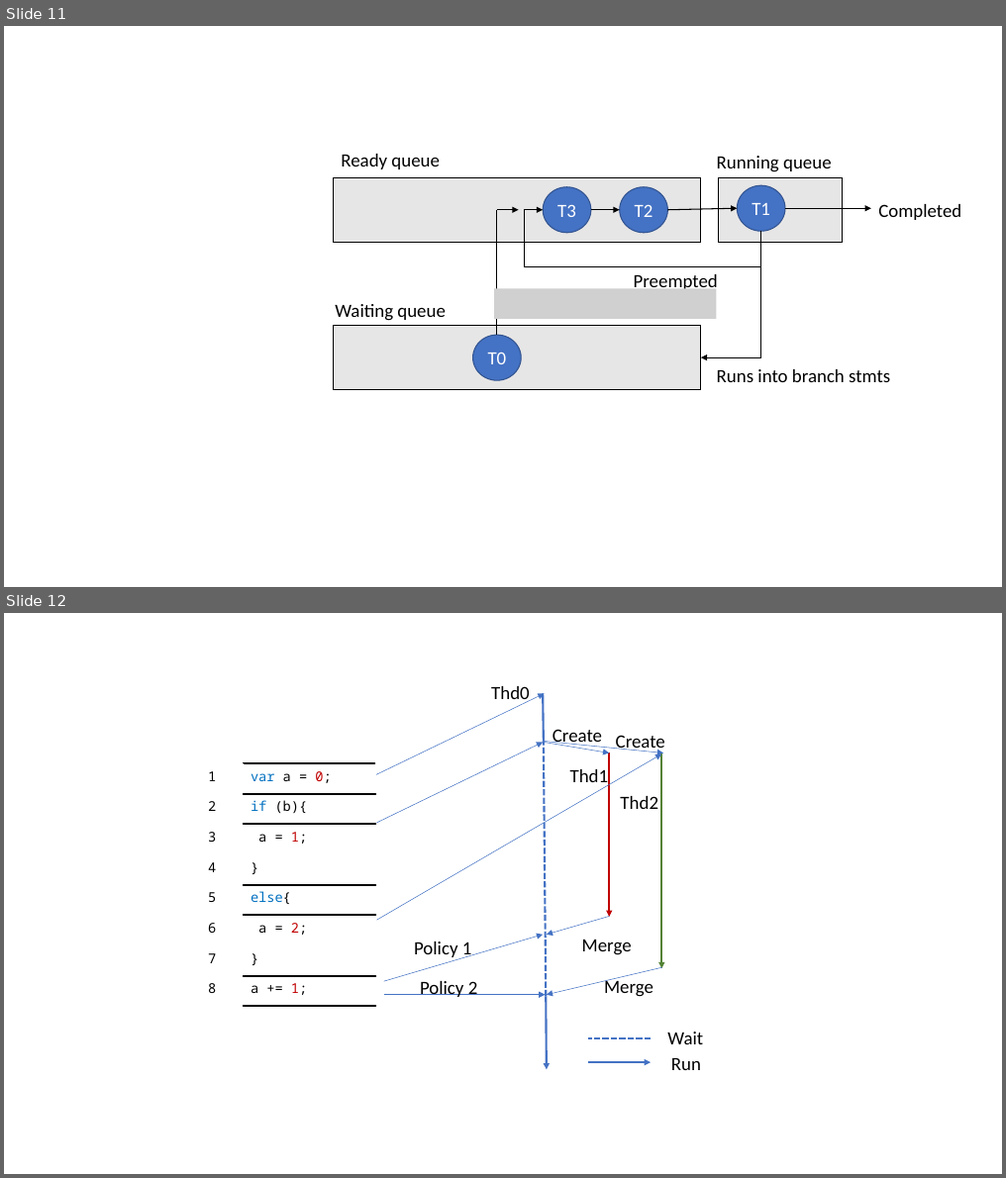
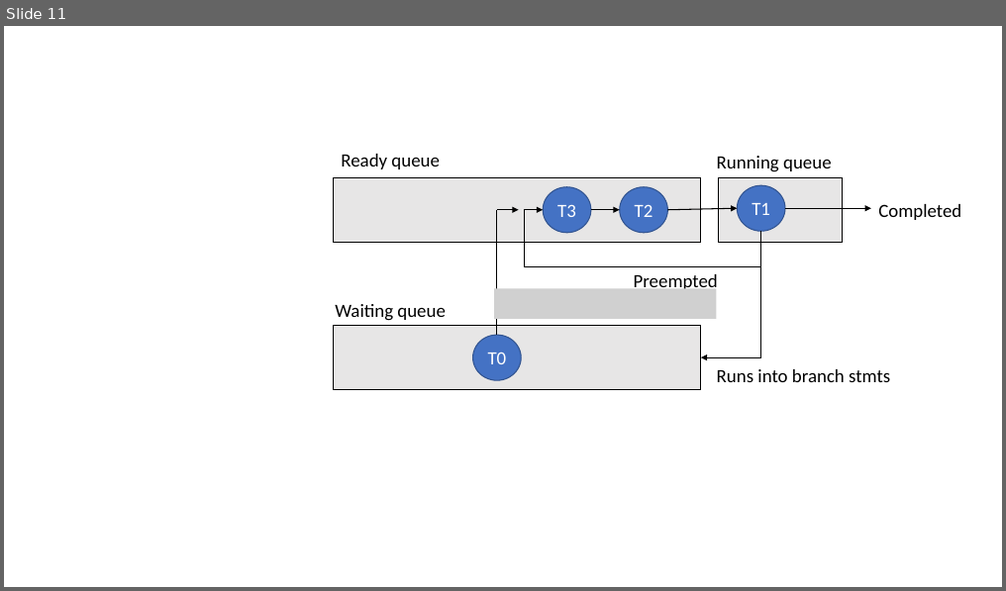
Before and after one commit to Suuuuuzy/run_JSCPG, a slide deck: graphs.pptx. Shown one above the other, each under a label of ours: slides 11 and 12 before the commit, slide 11 after it. The pictures are 1006x1178 and 1006x591 pixels, drawn with LibreOffice and Linux fonts; fonts in the diff are those of the drawing; grey boxes stand for pictures. Boxes give left, top, right and bottom in pixels: in the first picture for what was removed or moved away, otherwise in the second. Text is boxed around its words. In the diff, an @@ line names an element or a change of style, - is before the commit and + after.

```diff
--- a/graphs.pptx
+++ b/graphs.pptx
@@ slide 12 removed at bbox=[4, 613, 1002, 1174], background #FFFFFF @@
@@ arrow removed from (375, 775) to (545, 694) @@
@@ text removed at bbox=[491, 686, 530, 705] @@
-Thd0
@@ line removed from (544, 741) to (543, 694) @@
@@ text removed at bbox=[552, 729, 602, 748] @@
-Create
@@ arrow removed from (377, 823) to (543, 743) @@
@@ arrow removed from (377, 920) to (662, 755) @@
@@ arrow removed from (543, 741) to (663, 753) @@
@@ line removed from (546, 996) to (544, 741) @@
@@ arrow removed from (545, 743) to (610, 753) @@
@@ arrow removed from (610, 753) to (610, 917) @@
@@ text removed at bbox=[616, 735, 665, 753] @@
-Create
@@ arrow removed from (662, 754) to (662, 968) @@
@@ table removed at bbox=[201, 763, 376, 1006], 8 rows, 2 columns @@
-1 | var a = 0;
-2 | if (b){
-3 | a = 1;
-4 | }
-5 | else{
-6 | a = 2;
-7 | }
-8 | a += 1;
@@ text removed at bbox=[570, 766, 609, 787] @@
-Thd1
@@ text removed at bbox=[620, 796, 658, 809] @@
-Thd2
@@ arrow removed from (384, 981) to (543, 935) @@
@@ arrow removed from (610, 916) to (547, 935) @@
@@ text removed at bbox=[414, 942, 472, 960] @@
-Policy 1
@@ arrow removed from (662, 967) to (547, 995) @@
@@ text removed at bbox=[582, 940, 632, 956] @@
-Merge
@@ arrow removed from (384, 995) to (546, 995) @@
@@ text removed at bbox=[420, 981, 478, 997] @@
-Policy 2
@@ arrow removed from (546, 996) to (547, 1069) @@
@@ text removed at bbox=[604, 978, 653, 997] @@
-Merge
@@ line removed from (650, 1039) to (588, 1039) @@
@@ text removed at bbox=[667, 1032, 703, 1045] @@
-Wait
@@ arrow removed from (588, 1062) to (650, 1062) @@
@@ text removed at bbox=[671, 1059, 701, 1070] @@
-Run
```
Also in this commit, not shown: 8 slides changed, 4 other files.
